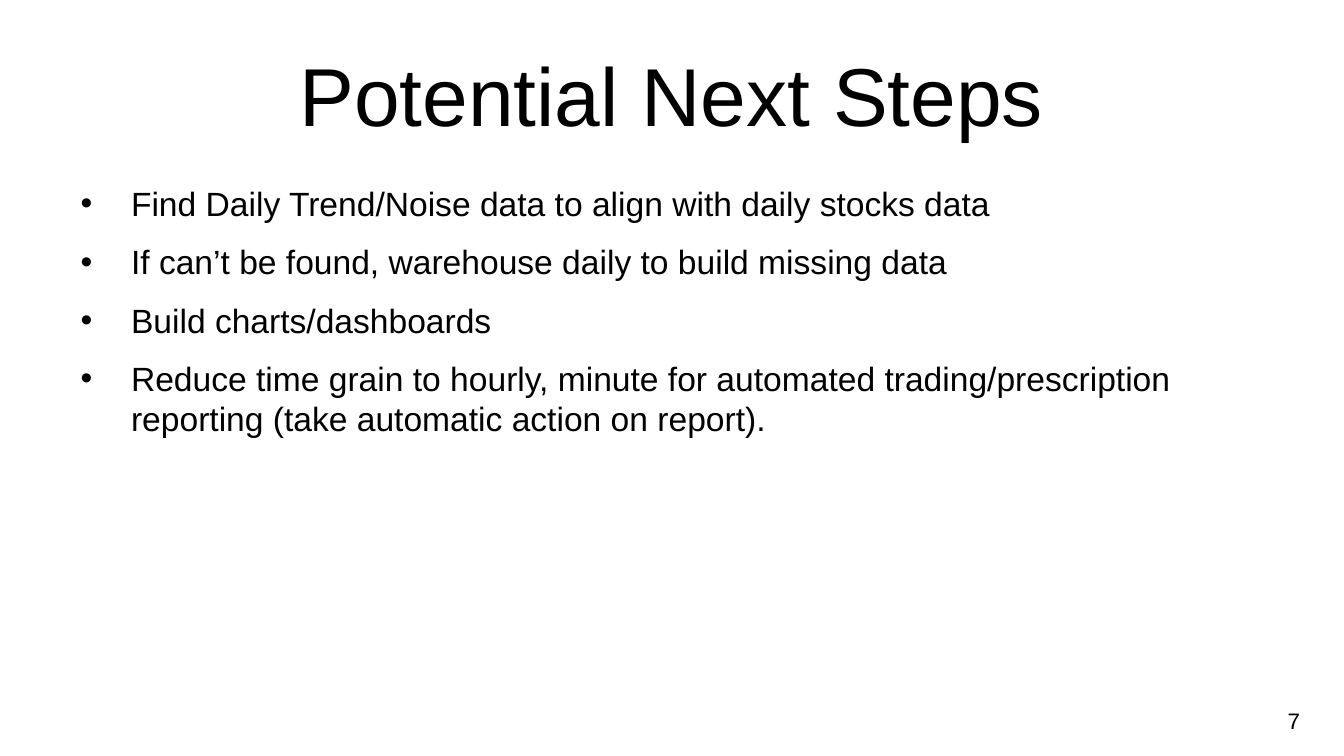
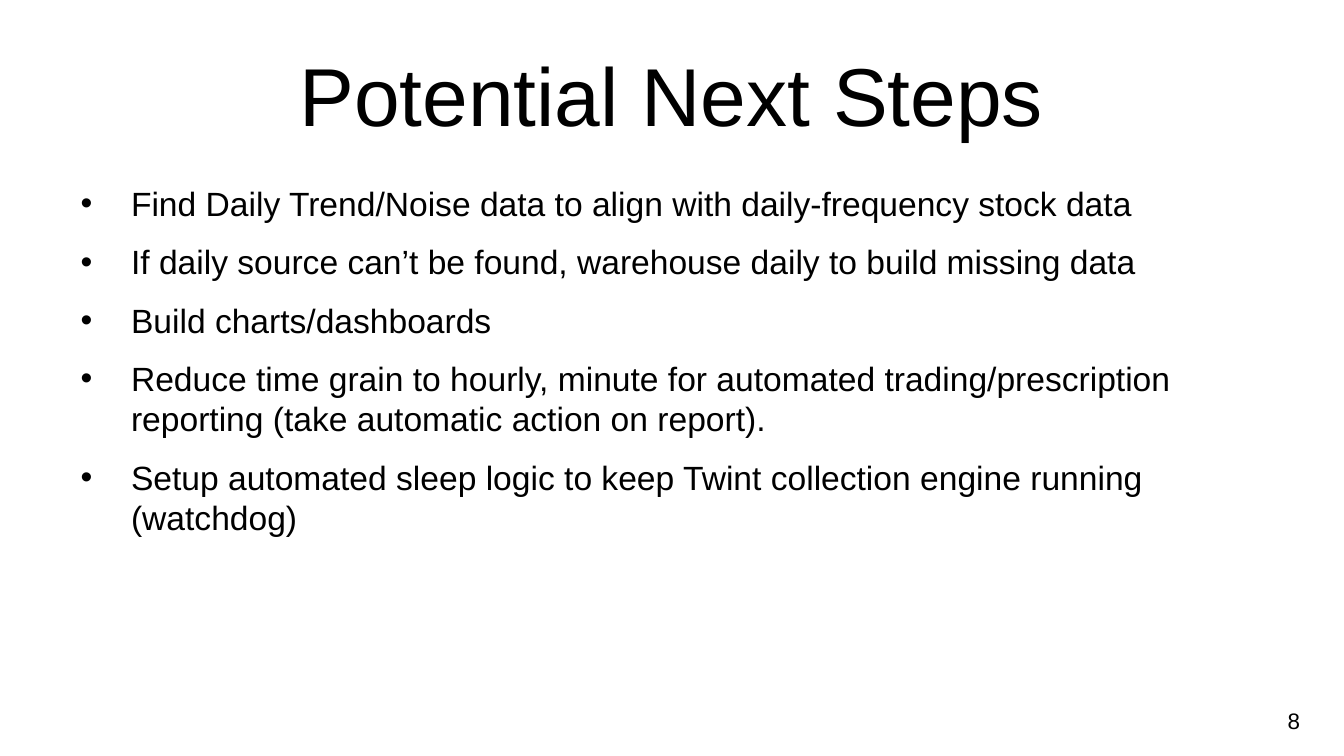
Before and after one commit to CCC-GH/Stocks-ETL-Project, a slide deck: slide 9 of NU-Project2_Stocks.pptx (slide 8 before the commit). Drawn at 1344x756 pixels with LibreOffice and Linux fonts; fonts in the diff are those of the drawing; background and template pictures are left out. Boxes give left, top, right and bottom in pixels: in the first picture for what was removed or moved away, otherwise in the second. Text is boxed around its words. In the diff, an @@ line names an element or a change of style, - is before the commit and + after.

```diff
--- a/NU-Project2_Stocks.pptx
+++ b/NU-Project2_Stocks.pptx
@@ text at <box>131,191,1135,281</box>: text changed @@
-• Find Daily Trend/Noise data to align with daily stocks data
-• If can’t be found, warehouse daily to build missing data
+• Find Daily Trend/Noise data to align with daily-frequency stock data
+• If daily source can’t be found, warehouse daily to build missing data
@@ text at <box>131,465,1142,536</box>: paragraph added @@
+• Setup automated sleep logic to keep Twint collection engine running (watchdog)
@@ page number at <box>1288,713,1300,730</box>: text changed @@
-7
+8
```
Also in this commit, not shown: 3 other slides changed, 1 slide added.
